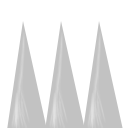
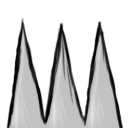
Revision of a layered (128, 128) image; what changed, layer by layer:
added layer "Layer 2" above "Group 1 copy 2" over [6, 17, 124, 128]
